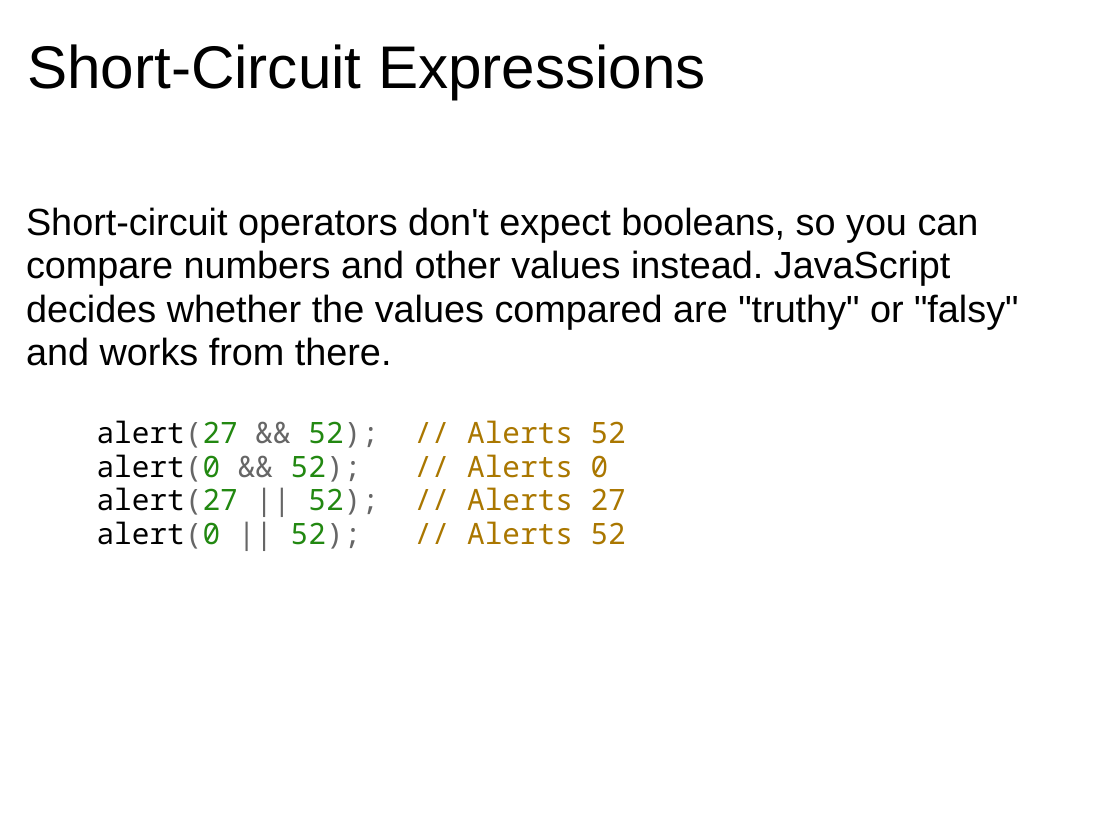
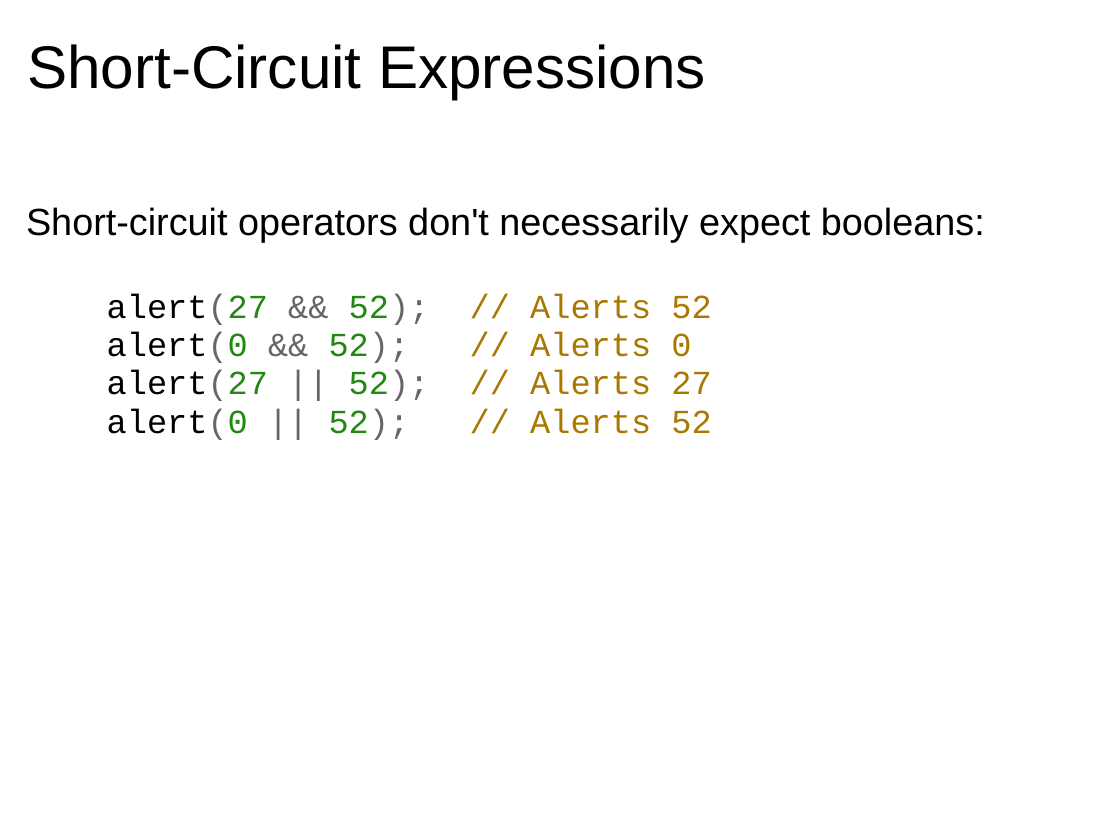
Before and after one commit to dondi/javascript-book, a slide deck: slide 15 of presentations/Chapter_4_Presentation.ppt. Drawn at 1120x840 pixels with LibreOffice and Linux fonts; fonts in the diff are those of the drawing; background and template pictures are left out. Boxes give left, top, right and bottom in pixels: in the first picture for what was removed or moved away, otherwise in the second. Text is boxed around its words. In the diff, an @@ line names an element or a change of style, - is before the commit and + after.

```diff
--- a/presentations/Chapter_4_Presentation.ppt
+++ b/presentations/Chapter_4_Presentation.ppt
@@ text at box(26, 207, 985, 243): text changed @@
-Short-circuit operators don't expect booleans, so you can compare numbers and other values instead. JavaScript decides whether the values compared are "truthy" or "falsy" and works from there.
+Short-circuit operators don't necessarily expect booleans:
@@ text at box(107, 293, 711, 440): size 21 to 24 pt, font Noto Sans Mono to Courier New in "alert(27 && 52); // Alerts 52 alert(0 ..." @@
```
Also in this commit, not shown: 11 other slides changed, 3 other files.
